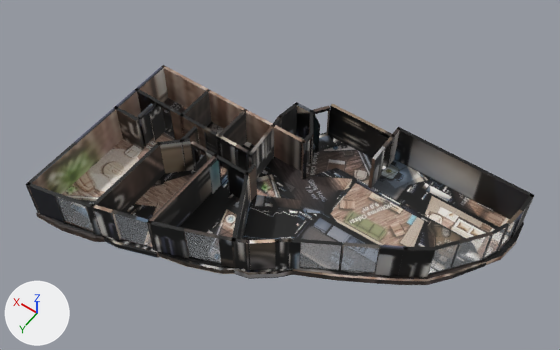
Two versions of the glTF model _bake/glb/kent-19/model.glb, one commit apart.
Rendered twice from a camera (50 mm lens) standing at (-12.6, 17.6, 31.0) and looking at (0.6, -1.0, 1.9). The lights are fixed; the arrows at lower left show +X, +Y and +Z. The first picture is the older version. Where no turn or scale is listed for an object, it has been applied to the vertices. Vertices at exactly the same position are counted once.
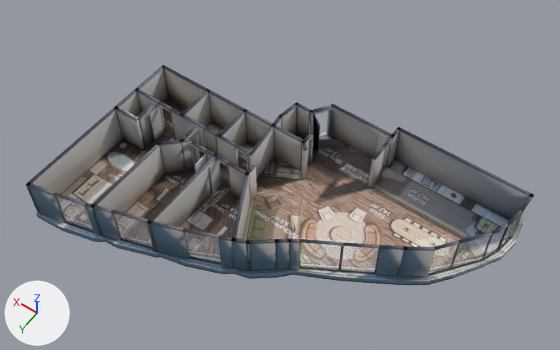
Location of each change, [x1, y1, x2, y2] in pixels of the pictures (560 x 350 px):
'Mesh_0', surface changed: [26, 65, 534, 285] in both
part 1 of me_mesh_0, reshaped: before [116, 104, 495, 270]; after [80, 104, 502, 281]
part 2 of me_mesh_0, surface changed: [26, 68, 534, 285] in both

Edits to the bpy script that builds the scene:
```text
Change mat_baked:
    where n3 = _N.new('ShaderNodeMapping'); n3.name = 'Mapping'
    n3.inputs[1].default_value: (0.0015, -14.91, 0.0) -> (0.00119, -14.42, 0.0)  # 'Location'
    n3.inputs[3].default_value: (15.96, 15.91, 1.0) -> (15.97, 15.38, 1.0)  # 'Scale'
Change me_mesh_0:
    used by ob_mesh_0; location = (-9.98, 6.67, -0.36)
    remove me_mesh_0.from_pydata(...)  # 3144 vertices, 5568 faces; spans x 0.0..19.8, y -13.3..0.0, z 0.0..2.6
    add me_mesh_0.from_pydata(...)  # 3893 vertices, 7202 faces; spans x 0.0..19.8, y -13.3..0.0, z 0.0..2.6
    me_mesh_0 part 1: 27 vertices moved within x 1.8..16.7, y -12.5..-1.7, z 0.0..2.6; 8 vertices removed from x 11.0..13.8, y -12.5..-1.9, z 0.4..2.6; 757 vertices added at x 0.6..19.8, y -13.3..-0.8, z 0.0..2.6
    me_mesh_0 part 2: 2560 kept faces spanning x 0.0..19.8, y -13.3..0.0, z 0.0..2.6 get new texture (UV) coordinates
```
